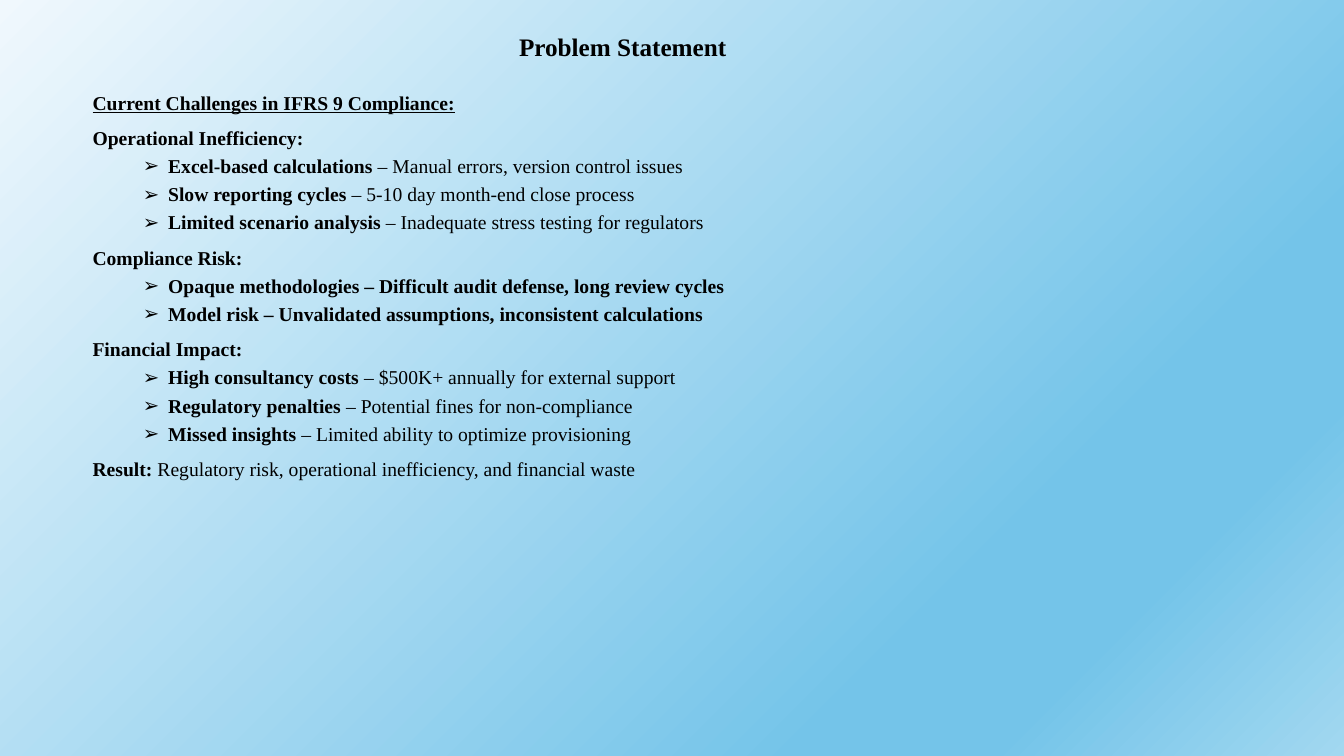
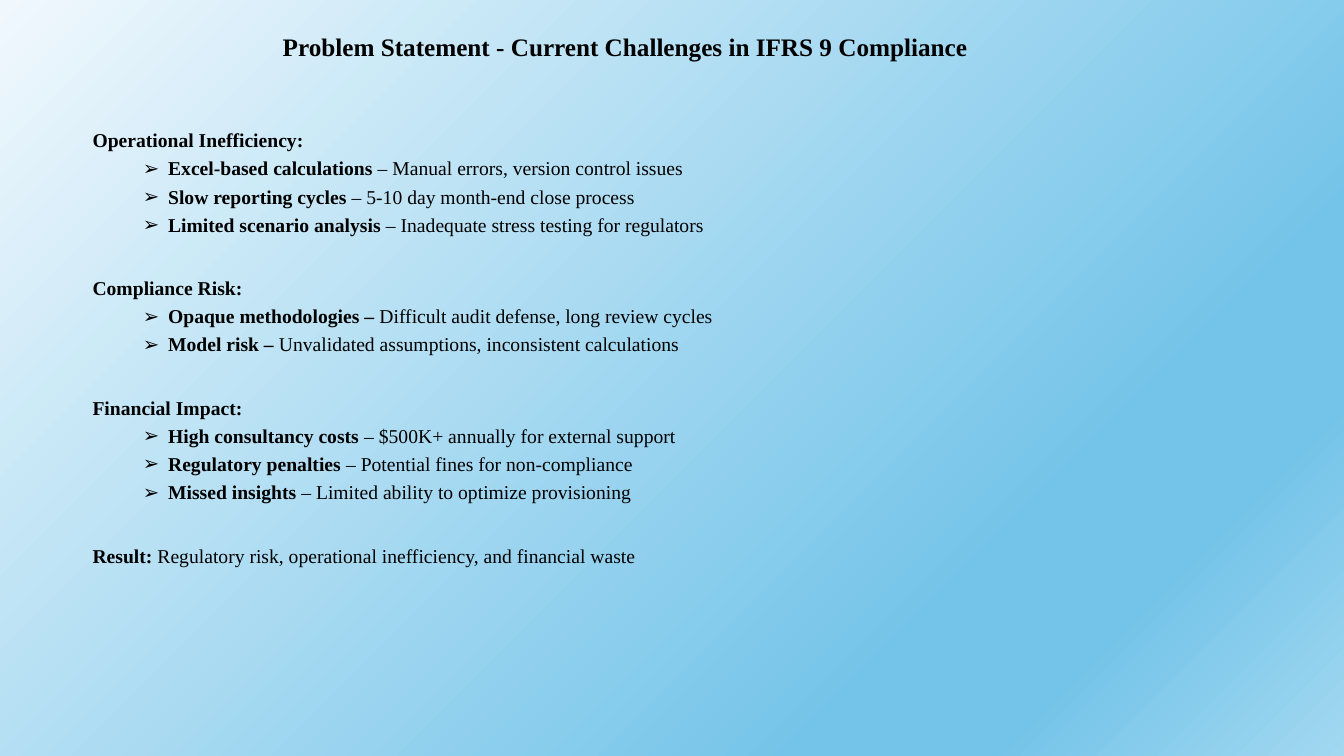
Before and after one commit to sampathkore4444/IFRS9-Engine, a slide deck: slide 3 of IFRS Engine.pptx. Drawn at 1344x756 pixels with LibreOffice and Linux fonts; fonts in the diff are those of the drawing. Boxes give left, top, right and bottom in pixels: in the first picture for what was removed or moved away, otherwise in the second. Text is boxed around its words. In the diff, an @@ line names an element or a change of style, - is before the commit and + after.

```diff
--- a/IFRS Engine.pptx
+++ b/IFRS Engine.pptx
@@ title at [283,38,967,62]: text changed @@
-Problem Statement
+Problem Statement - Current Challenges in IFRS 9 Compliance
@@ text at [93,96,455,115]: paragraph removed @@
-Current Challenges in IFRS 9 Compliance:
@@ text at [168,309,712,356]: bold off in "Difficult audit defense, long review cycles", "Unvalidated assumptions, inconsistent calculations" @@
```
Also in this commit, not shown: 4 other slides changed.
